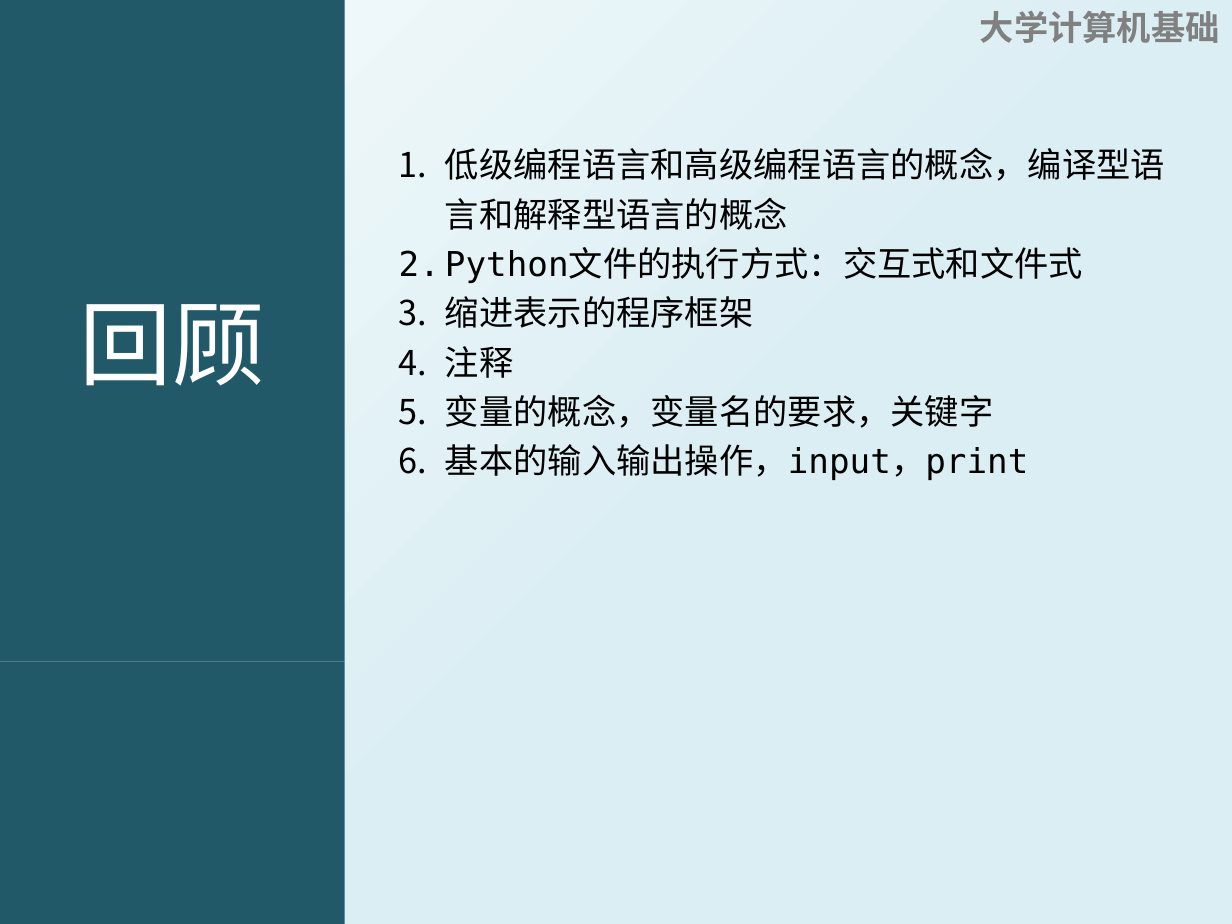
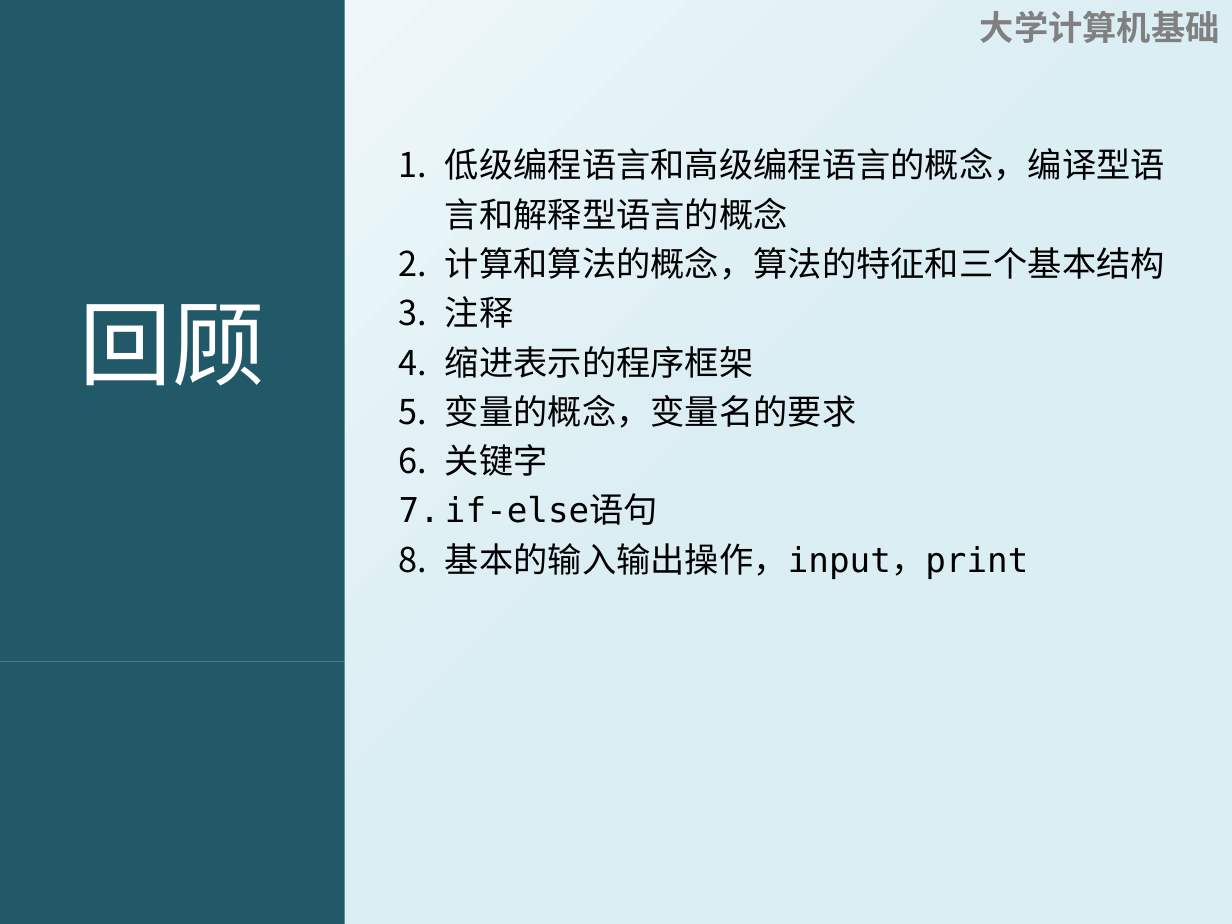
Before and after one commit to fjzfmxd/-, a slide deck: slide 35 of 1Python基本元素/幻灯片.pptx (slide 30 before the commit). Drawn at 1232x924 pixels with LibreOffice and Linux fonts; fonts in the diff are those of the drawing. Boxes give left, top, right and bottom in pixels: in the first picture for what was removed or moved away, otherwise in the second. Text is boxed around its words. In the diff, an @@ line names an element or a change of style, - is before the commit and + after.

```diff
--- a/1Python基本元素/幻灯片.pptx
+++ b/1Python基本元素/幻灯片.pptx
@@ text at [445,246,1165,328]: text changed @@
-2. Python文件的执行方式：交互式和文件式
+2. 计算和算法的概念，算法的特征和三个基本结构
+3. 注释
@@ text at [445,394,856,525]: text changed @@
-4. 注释
-5. 变量的概念，变量名的要求，关键字
+5. 变量的概念，变量名的要求
+6. 关键字
+7. if-else语句
```
Also in this commit, not shown: 10 other slides changed, 7 slides added, 2 slides removed, 5 other files.
